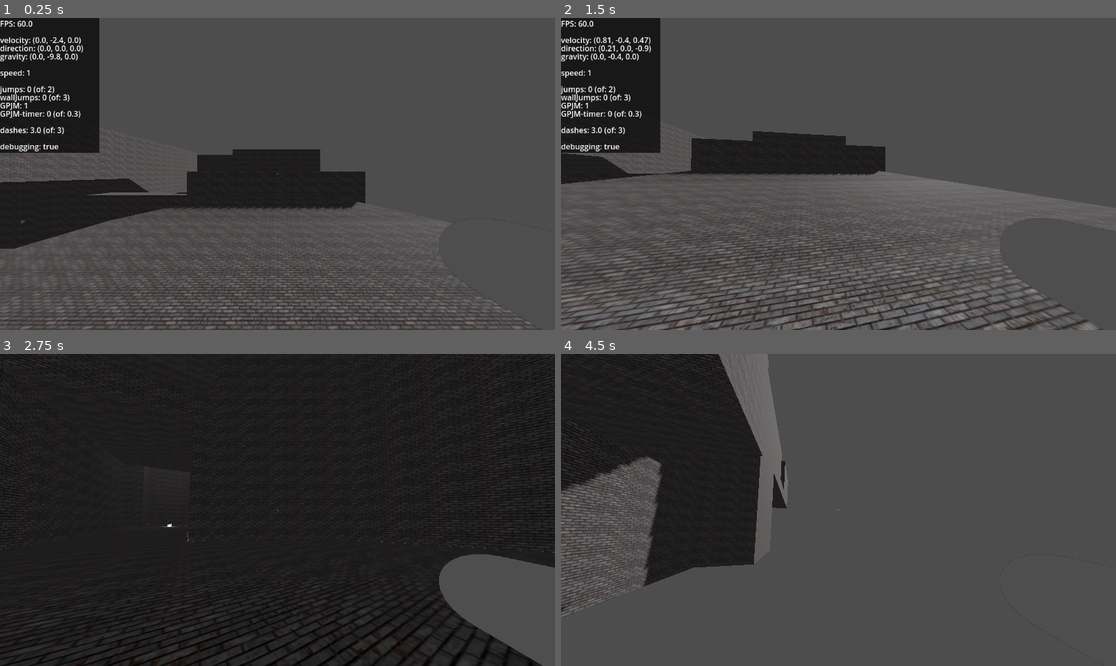
Above: before the commit, frames 1-4 (two rows, left to right).
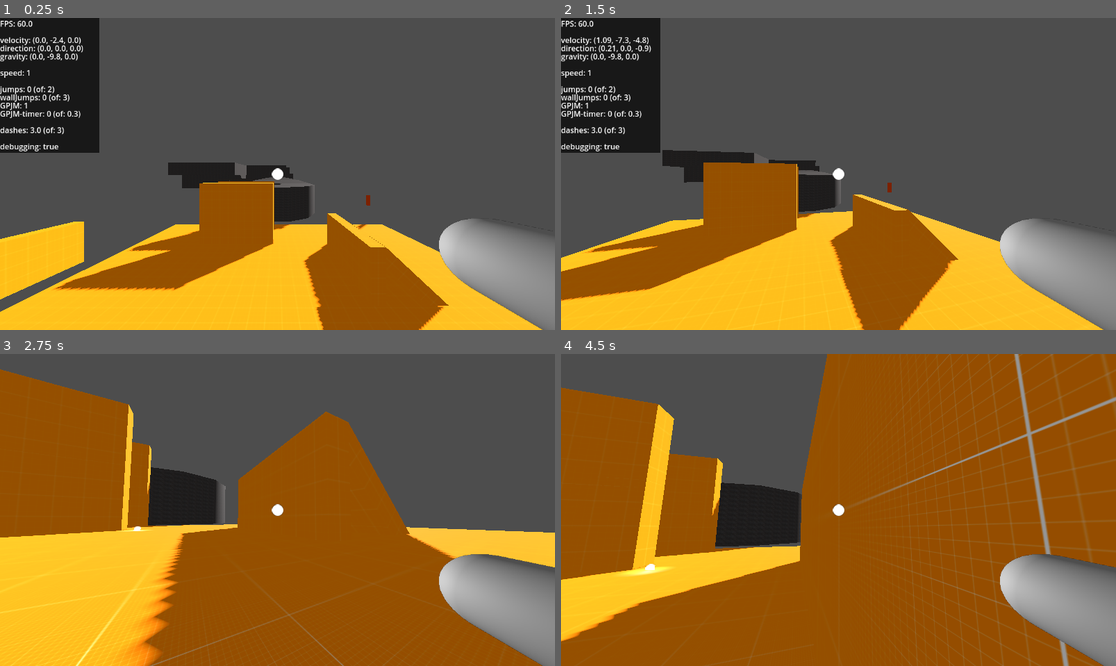
Above: after the commit, the same moments.

Repository: SebastianSchneiderbauer/3DMiami
Game: Godot game, scene res://world/scenes/world.tscn
Two runs of this game, one before a commit and one after it. Both use one fixed random seed, a clock stepped at 60 frames per second and the inputs below.
Inputs (mouse positions are in pixels of both pictures, inside the frame that each line leads up to):
- Up to frame 1 (0.25 s): no input
- Up to frame 2 (1.5 s): tap Enter (ui_accept) at 0.5, 0.77 s; move the mouse to (866, 174) at 0.52 s; hold Up (ui_up) from 0.53 s (still down); tap F (F) at 0.6, 1.35 s; move the mouse to (810, 174) at 1.27 s
- Up to frame 3 (2.75 s): keep holding Up (ui_up); tap Enter (ui_accept) at 1.52 s; move the mouse to (288, 503) at 2.02 s; hold Ctrl (ctrl) from 2.03 s (still down); tap F (F) at 2.3 s
- Up to frame 4 (4.5 s): keep holding Up (ui_up); move the mouse to (832, 516) at 2.77 s; release Ctrl (ctrl) at 2.78 s; click (832, 516) at 2.85 s; tap Enter (ui_accept) at 3.02, 3.77 s; tap F (F) at 3.05, 3.8, 4.35 s; move the mouse to (877, 513) at 3.52 s; hold Shift (shift) 3.53-4.28 s; tap Escape (ui_cancel) at 4.15 s; move the mouse to (794, 506) at 4.27 s

The runs differ from the first frame. In frame 1, 40% of the frame differs, in the area x 0-100%, y 42-100%; in frame 2, 44%; in frame 3, 98%, in the area x 0-100%, y 0-100%; in frame 4, 95%.

Commit message:
port proj to new godot beta, implement viewport resolution scaling with down/upscaling options

Diff:
--- a/pause menu/scenes/options_example.tscn
+++ b/pause menu/scenes/options_example.tscn
@@ -39,6 +39,7 @@
 selected = 1
 item_count = 3
 popup/item_0/text = "SCALER"
+popup/item_0/id = 0
 popup/item_0/disabled = true
 popup/item_0/separator = true
 popup/item_1/text = "BILINEAR"
@@ -52,6 +53,7 @@
 selected = 0
 item_count = 8
 popup/item_0/text = "FSR Options"
+popup/item_0/id = 0
 popup/item_0/disabled = true
 popup/item_0/separator = true
 popup/item_1/text = "Literal Potato"
@@ -125,9 +127,9 @@
 anchor_top = 0.5
 anchor_right = 0.5
 anchor_bottom = 0.5
-offset_left = -184.0
+offset_left = -192.0
 offset_top = -140.0
-offset_right = 184.0
+offset_right = 192.0
 offset_bottom = 140.0
 grow_horizontal = 2
 grow_vertical = 2
--- a/pause menu/scenes/pausemenu.tscn
+++ b/pause menu/scenes/pausemenu.tscn
@@ -162,9 +162,9 @@
 
 [sub_resource type="AnimationLibrary" id="AnimationLibrary_mprwk"]
 _data = {
-"RESET": SubResource("Animation_6wy0n"),
-"fade_in": SubResource("Animation_6yqb4"),
-"fade_out": SubResource("Animation_yaxso")
+&"RESET": SubResource("Animation_6wy0n"),
+&"fade_in": SubResource("Animation_6yqb4"),
+&"fade_out": SubResource("Animation_yaxso")
 }
 
 [node name="Pausemenu" type="Control"]
@@ -231,8 +231,7 @@
 z_index = 1
 layout_mode = 2
 theme_override_font_sizes/font_size = 26
-text = "FOV
-"
+text = "FOV"
 horizontal_alignment = 1
 uppercase = true
 
@@ -294,7 +293,7 @@
 
 [node name="AnimationPlayer" type="AnimationPlayer" parent="."]
 libraries = {
-"": SubResource("AnimationLibrary_mprwk")
+&"": SubResource("AnimationLibrary_mprwk")
 }
 
 [node name="graphics setting" parent="." instance=ExtResource("4_unh3j")]
--- a/pause menu/scripts/graphics.gd
+++ b/pause menu/scripts/graphics.gd
@@ -79,6 +79,7 @@
 
 func _on_scale_slider_value_changed(value):
 	var Resolution_Scale = value/100.00
+	get_parent().get_parent().get_parent().get_parent().get_child(0).get_child(2).get_child(0).set_scaling_3d_scale(Resolution_Scale)
 	print(value)
 	var Resolution_Text = str(round(get_window().get_size().x*Resolution_Scale))+"x"+str(round(get_window().get_size().y*Resolution_Scale))
 
--- a/player/scenes/playerbody.tscn
+++ b/player/scenes/playerbody.tscn
@@ -70,8 +70,13 @@
 mesh = SubResource("CapsuleMesh_gahwa")
 skeleton = NodePath("../../../../Camera3D")
 
+[node name="OmniLight3D" type="OmniLight3D" parent="SubViewportContainer/SubViewport/Viewportcam/MeshInstance3D"]
+transform = Transform3D(1, 0, 0, 0, 1, -7.10543e-15, 0, 7.10543e-15, 1, -0.607669, 1.23751, 0.0775294)
+layers = 2
+omni_range = 1.66946
+
 [node name="crosshair?" type="MeshInstance3D" parent="SubViewportContainer/SubViewport/Viewportcam"]
-transform = Transform3D(0.1, 0, 0, 0, -4.37114e-09, -0.1, 0, 0.1, -4.37114e-09, 0, 0, -40.8074)
+transform = Transform3D(0.1, 0, 0, 0, -4.37114e-09, -0.1, 0, 0.1, -4.37114e-09, 0, 0, -4.18772)
 layers = 2
 mesh = SubResource("PlaneMesh_s7kln")
 
--- a/player/scenes/sub_viewport.gd
+++ b/player/scenes/sub_viewport.gd
@@ -5,7 +5,6 @@
 func _ready():
 	pass # Replace with function body.
 
-
 # Called every frame. 'delta' is the elapsed time since the previous frame.
 func _process(delta):
 	var res = get_window().get_size()
--- a/project.godot
+++ b/project.godot
@@ -12,7 +12,7 @@
 
 config/name="3DMiami"
 run/main_scene="res://world/scenes/world.tscn"
-config/features=PackedStringArray("4.3", "Forward Plus")
+config/features=PackedStringArray("4.4", "Forward Plus")
 config/icon="res://icon.svg"
 
 [input]
--- a/world/scenes/world.tscn
+++ b/world/scenes/world.tscn
@@ -32,7 +32,7 @@
 transform = Transform3D(1, 0, 0, 0, 1, 0, 0, 0, 1, 0, 1.56515, 0)
 
 [node name="playerbody" parent="." instance=ExtResource("1_usqua")]
-transform = Transform3D(1, 0, 0, 0, 1, 0, 0, 0, 1, -0.20327, 7.29853, -21.8513)
+transform = Transform3D(1, 0, 0, 0, 1, 0, 0, 0, 1, -0.20327, 7.29853, 14.6443)
 
 [node name="platform" parent="." instance=ExtResource("2_opplc")]
 
Not shown, added: crosshair/scripts/crosshair_resize.gd.uid
Not shown, added: debug/scenes/debugging.gd.uid
Not shown, added: debug/scenes/gravity.gd.uid
Not shown, added: debug/scripts/GPJM_timer.gd.uid
Not shown, added: debug/scripts/dashes.gd.uid
Not shown, added: debug/scripts/debug-show.gd.uid
Not shown, added: debug/scripts/direction.gd.uid
Not shown, added: debug/scripts/fps.gd.uid
Not shown, added: debug/scripts/gpjm.gd.uid
Not shown, added: debug/scripts/jumps.gd.uid
Not shown, added: debug/scripts/speed.gd.uid
Not shown, added: debug/scripts/velocity.gd.uid
(and 16 more such lines)
